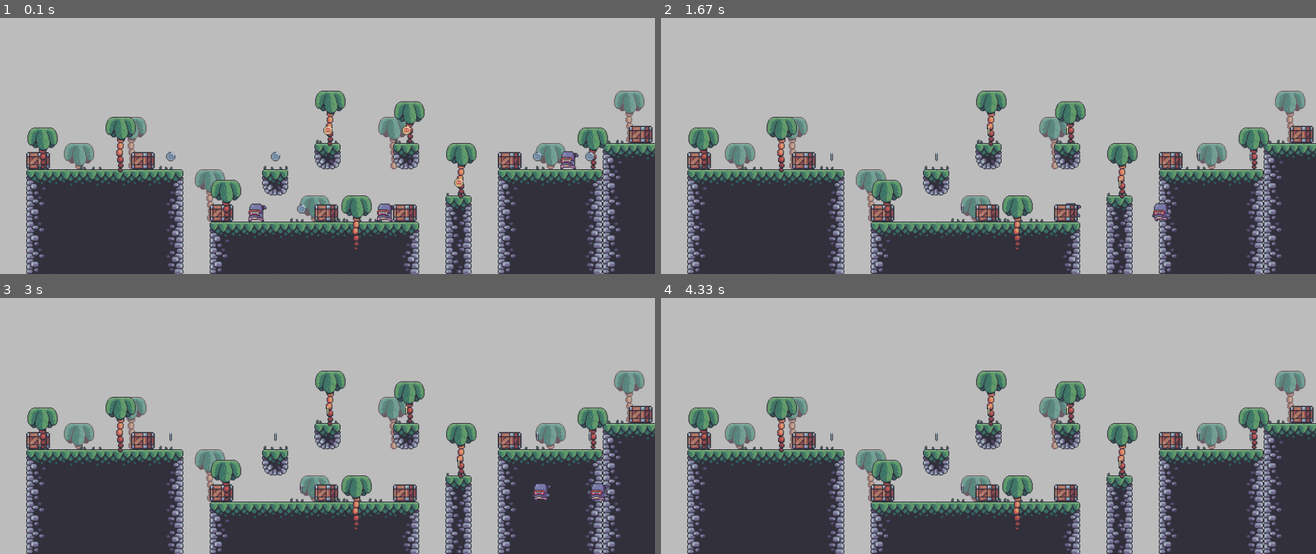
Above: before the commit, frames 1-4 (two rows, left to right).
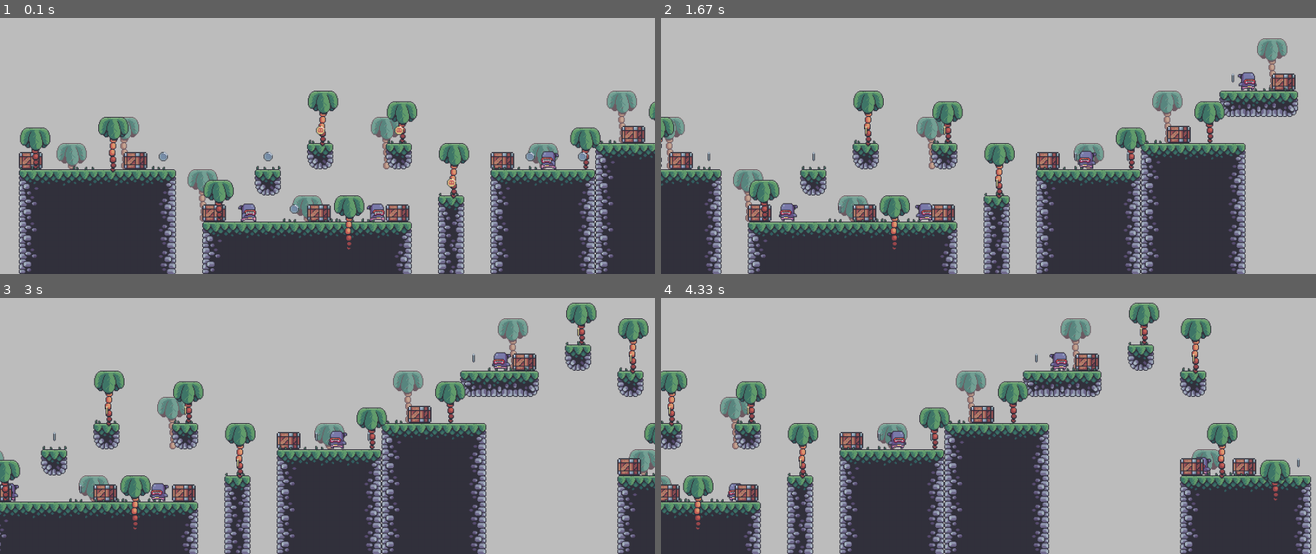
Above: after the commit, the same moments.

Repository: harryodubhghaill/pygame-platformer
Game: pygame game, started from main.py
Same seed, same stepped clock (60 frames per second), same inputs: the game is played once before the commit and once after it.
Inputs:
- Up to frame 1 (0.1 s): no input
- Up to frame 2 (1.67 s): no input
- Up to frame 3 (3 s): no input
- Up to frame 4 (4.33 s): no input

The runs differ from the first frame. In frame 1, 18% of the frame differs, in the area x 2-100%, y 28-100%; in frame 2, 41%; in frame 3, 43%, in the area x 0-100%, y 1-100%; in frame 4, 40%.

Commit message:
add enemy constraints and logic

Diff:
--- a/enemy.py
+++ b/enemy.py
@@ -11,7 +11,15 @@
     def move(self):
         self.rect.x += self.speed
 
+    def reverse_image(self):
+        if self.speed > 0:
+            self.image = pygame.transform.flip(self.image, True, False)
+
+    def reverse(self):
+        self.speed *= -1
+
     def update(self, x_shift):
         self.rect.x += x_shift
         self.animate()
         self.move()
+        self.reverse_image()
--- a/level.py
+++ b/level.py
@@ -37,10 +37,14 @@
         enemy_layout = import_csv_layout(level_data['enemies'])
         self.enemy_sprites = self.create_tile_group(enemy_layout, 'enemies')
 
+        # constraint
+        constraint_layout = import_csv_layout(level_data['constraints'])
+        self.constraint_sprites = self.create_tile_group(constraint_layout, 'constraints')
+
         # level setup
         self.display_surface = surface
         self.setup_level(level_data)
-        self.world_shift = 0
+        self.world_shift = -3
         self.current_x = 0
 
         # dust
@@ -83,10 +87,18 @@
                     if type == 'enemies':
                         sprite = Enemy(tile_size, x, y)
 
+                    if type == 'constraints':
+                        sprite = Tile(tile_size, x, y)
+
 
                     sprite_group.add(sprite)
 
         return sprite_group
+
+    def enemy_collision_reverse(self):
+        for enemy in self.enemy_sprites.sprites():
+            if pygame.sprite.spritecollide(enemy, self.constraint_sprites, False):
+                enemy.reverse()
 
     def create_jump_particles(self, pos):
         if self.player.sprite.facing_right:
@@ -199,6 +211,8 @@
 
         # enemies
         self.enemy_sprites.update(self.world_shift)
+        self.constraint_sprites.update(self.world_shift)
+        self.enemy_collision_reverse()
         self.enemy_sprites.draw(self.display_surface)
 
         # crate
